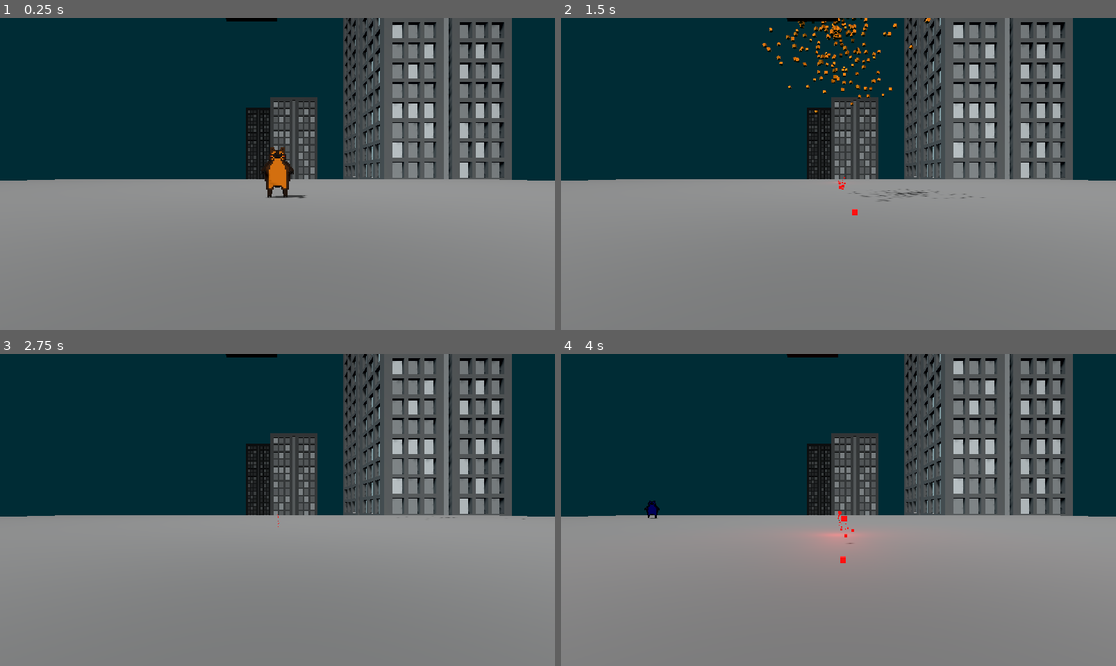
Above: before the commit, frames 1-4 (two rows, left to right).
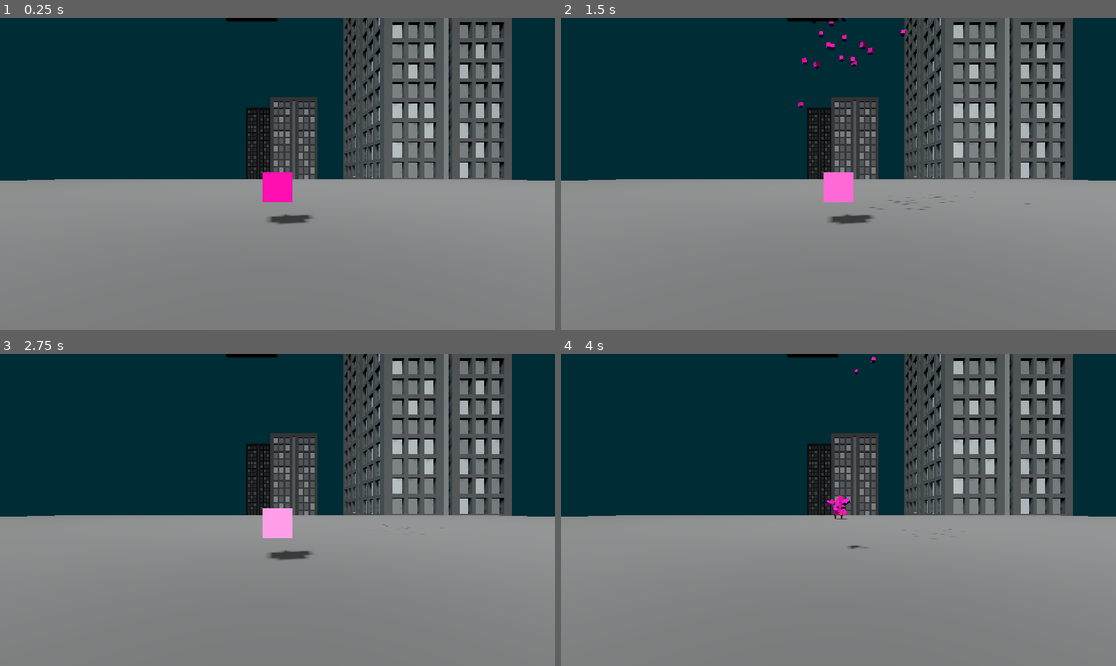
Above: after the commit, the same moments.

Repository: Majsek/Project_BC
Game: Godot game, scene res://scenes/world.tscn
The game is run twice, just before and just after one commit, with the same random seed, the same clock (stepped at 60 frames per second) and the same inputs.
Inputs:
- Up to frame 1 (0.25 s): no input
- Up to frame 2 (1.5 s): tap Enter (ui_accept) at 0.5, 0.77 s
- Up to frame 3 (2.75 s): tap Enter (ui_accept) at 1.52 s
- Up to frame 4 (4 s): tap Enter (ui_accept) at 3.02, 3.77 s

The runs differ from the first frame. In frame 1, 1.0% of the frame differs, in the area x 47-57%, y 41-67%; in frame 2, 2.0%, in the area x 36-85%, y 0-67%; in frame 3, 0.7%; in frame 4, 1.1%.

Commit message:
+start_cube

Diff:
--- a/scenes/world.tscn
+++ b/scenes/world.tscn
@@ -1,9 +1,10 @@
-[gd_scene load_steps=9 format=3 uid="uid://dl7g3g38rg3gv"]
+[gd_scene load_steps=13 format=3 uid="uid://dl7g3g38rg3gv"]
 
 [ext_resource type="Script" path="res://scripts/world.gd" id="1_q1cpw"]
 [ext_resource type="PackedScene" uid="uid://c3donwdgn1s38" path="res://scenes/player.tscn" id="2_q6nst"]
 [ext_resource type="PackedScene" uid="uid://crves8cf8ukat" path="res://scenes/enemy.tscn" id="3_fpd47"]
 [ext_resource type="ArrayMesh" uid="uid://qyjx0rspamqq" path="res://objects/buildings/skyscraper1.obj" id="4_8dpod"]
+[ext_resource type="Script" path="res://scripts/enemy.gd" id="5_iybog"]
 
 [sub_resource type="StandardMaterial3D" id="StandardMaterial3D_cd5c2"]
 albedo_color = Color(0.27451, 0.27451, 0.27451, 1)
@@ -35,6 +36,12 @@
 volumetric_fog_density = 0.01
 adjustment_enabled = true
 
+[sub_resource type="BoxShape3D" id="BoxShape3D_88i1i"]
+
+[sub_resource type="BoxMesh" id="BoxMesh_xmt4h"]
+
+[sub_resource type="StandardMaterial3D" id="StandardMaterial3D_bc172"]
+
 [node name="world" type="Node3D"]
 script = ExtResource("1_q1cpw")
 
@@ -56,7 +63,10 @@
 shadow_enabled = true
 
 [node name="enemy" parent="." instance=ExtResource("3_fpd47")]
-transform = Transform3D(0.295, 0, 0, 0, 0.295, 0, 0, 0, 0.295, 0, -0.35, -4.56208)
+unique_name_in_owner = true
+transform = Transform3D(0.295, 0, 0, 0, 0.295, 0, 0, 0, 0.295, 0, -0.35, -11.2311)
+visible = false
+follow_player_ = false
 
 [node name="DirectionalLight3D2" type="DirectionalLight3D" parent="."]
 transform = Transform3D(0.282743, 0.959196, 1.57952e-07, 0.361291, -0.106498, 0.926351, 0.888552, -0.261919, -0.376661, 0, 10.3364, -6.55472)
@@ -82,3 +92,18 @@
 
 [node name="WorldEnvironment" type="WorldEnvironment" parent="."]
 environment = SubResource("Environment_aqajr")
+
+[node name="start_cube" type="CharacterBody3D" parent="."]
+transform = Transform3D(0.295, 0, 0, 0, 0.295, 0, 0, 0, 0.295, 0, -0.131603, -2.15442)
+collision_layer = 2
+motion_mode = 1
+script = ExtResource("5_iybog")
+follow_player_ = false
+is_start_cube_ = true
+
+[node name="CollisionShape3D" type="CollisionShape3D" parent="start_cube"]
+shape = SubResource("BoxShape3D_88i1i")
+
+[node name="MeshInstance3D" type="MeshInstance3D" parent="start_cube"]
+mesh = SubResource("BoxMesh_xmt4h")
+surface_material_override/0 = SubResource("StandardMaterial3D_bc172")
--- a/scripts/enemy.gd
+++ b/scripts/enemy.gd
@@ -3,7 +3,8 @@
 var lives_ : int = 100
 const HIT_PARTICLE = preload("res://scenes/hit_particle.tscn")
 
-var follow_player_ : bool = true
+@export var follow_player_ : bool = true
+@export var is_start_cube_ : bool = false
 var initial_color_ : Color
 var color_ : Color:
 	set(value):
@@ -80,4 +81,6 @@
 		var hit_particle : Node = HIT_PARTICLE.instantiate()
 		hit_particle.init(dmg, initial_color_, position)
 		main_.add_child(hit_particle)
+	if is_start_cube_:
+		main_.running_ = true
 	self.queue_free()
--- a/scripts/world.gd
+++ b/scripts/world.gd
@@ -3,16 +3,20 @@
 var interface_ : XRInterface
 var player_ : Node3D
 var enemy_ : Resource = preload("res://scenes/enemy.tscn")
-var running_ : bool = true
+var running_ : bool = false:
+	set(value):
+		running_ = value
+#START TODO: do samostatný start funkce by to bylo lepší
+		if value:
+			%enemy.follow_player_ = true
+			%enemy.visible = true
+			await get_tree().create_timer(1).timeout
+			spawnEnemy()
 
 func _ready():
 	interface_ = XRServer.find_interface("OpenXR")
 	if interface_ and interface_.is_initialized():
 		get_viewport().use_xr = true
-
-	#tady to pak spustit přes grab
-	await get_tree().create_timer(1).timeout
-	spawnEnemy()
 
 func setPlayer(player:Node3D) -> void:
 	player_ = player
Not shown, changed: objects/guns/pistol1.obj.import
Not shown, changed: objects/projectiles/projectile1.obj.import
Not shown, changed: objects/racc/racc.obj.import
